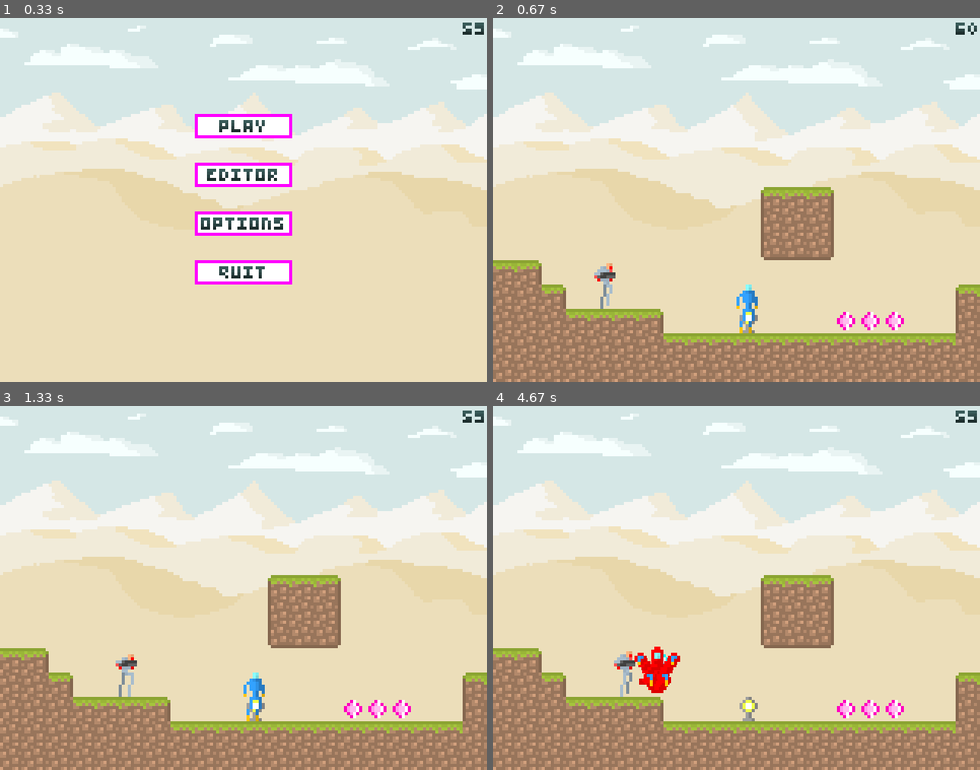
Above: before the commit, frames 1-4 (two rows, left to right).
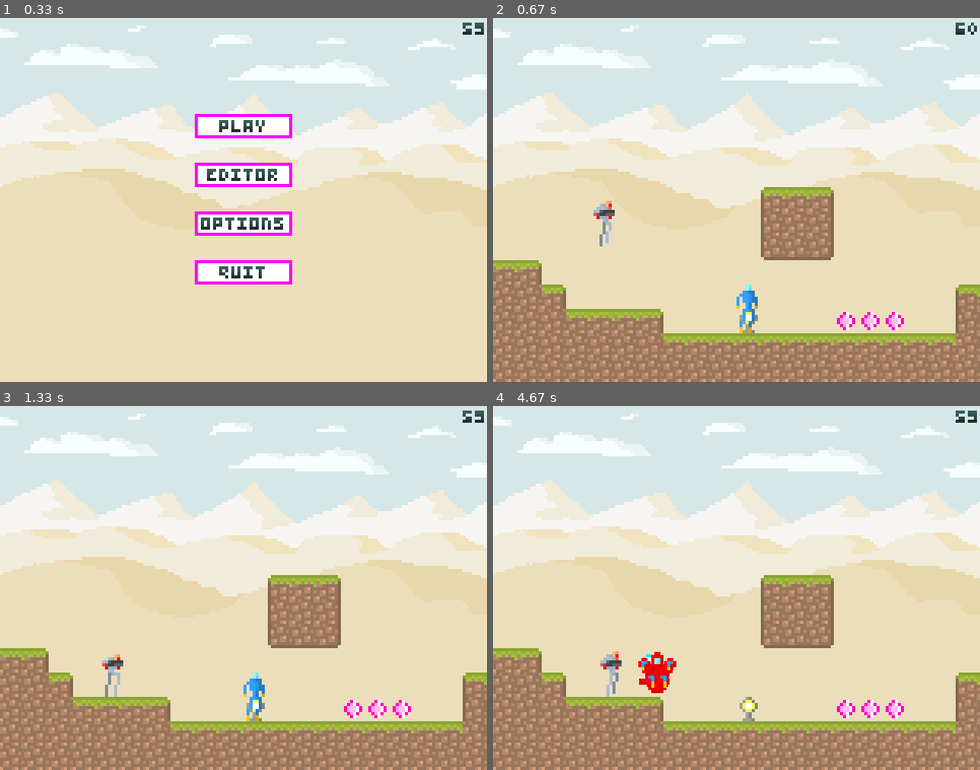
Above: after the commit, the same moments.

Repository: Panurb/explo
Game: pygame game, started from main.py
Two runs of this game, one before a commit and one after it. Both use one fixed random seed, a clock stepped at 60 frames per second and the inputs below.
Inputs (mouse positions are in pixels of both pictures, inside the frame that each line leads up to):
- Up to frame 1 (0.33 s): no input
- Up to frame 2 (0.67 s): click (736, 127) at 0.38 s
- Up to frame 3 (1.33 s): tap A at 0.67 s; tap R at 1 s
- Up to frame 4 (4.67 s): tap F at 1.33 s; hold Right 1.67-2.13 s; hold D 1.67-2.13 s; move the mouse to (585, 671) at 1.7 s; hold Up 2.17-2.63 s; move the mouse to (916, 715) at 2.2 s; hold Right 2.67-3.13 s; hold D 2.67-3.13 s; hold Left 3.17-3.7 s; hold A 3.17-3.7 s; hold Down 3.73-4.03 s; hold S 3.73-4.03 s; hold Left 4.07-4.47 s; hold A 4.07-4.47 s

Frame 1 is identical in both runs. In frame 2, 0.5% of the frame differs, in the area x 20-26%, y 50-80%; in frame 3, 0.4%; in frame 4, 0.8%, in the area x 22-39%, y 66-80%.

Commit message:
Add ice blocks

Diff:
--- a/animatedsprite.py
+++ b/animatedsprite.py
@@ -1,6 +1,12 @@
 import helpers
 import pygame
 import imagehandler
+from enum import Enum
+
+
+class Direction(Enum):
+    right = 1
+    left = 2
 
 
 class AnimatedSprite(pygame.sprite.Sprite):
@@ -24,7 +30,7 @@
         self.delay = 5
         self.timer = self.delay
         self.loop = True
-        self.dir = 'right'
+        self.dir = Direction.right
         self.flipped = False
         self.rotation = 0
 
@@ -57,7 +63,7 @@
         self.image = pygame.transform.scale(self.image, (self.rect.width, self.rect.height))
         if self.rotation != 0:
             self.image = pygame.transform.rotate(self.image, self.rotation)
-        if self.dir == 'left':
+        if self.dir is Direction.left:
             self.image = pygame.transform.flip(self.image, True, False)
         self.sprite.draw(screen)
 
@@ -91,10 +97,10 @@
         self.frame = 0
 
     def flip(self):
-        if self.dir == 'right':
-            self.dir = 'left'
+        if self.dir is Direction.right:
+            self.dir = Direction.left
         else:
-            self.dir = 'right'
+            self.dir = Direction.right
 
 
 class Group(pygame.sprite.Group):
--- a/bullet.py
+++ b/bullet.py
@@ -3,7 +3,6 @@
 import pygame
 import animatedsprite
 import helpers
-import level
 import physicsobject
 import tile
 
--- a/data/lvl/level.txt
+++ b/data/lvl/level.txt
@@ -39,10 +39,10 @@
 --------------------
 --------------------
 --------------------
---------------------
+----z---------------
 -----------GGG------
 -----------GGG------
-----z------GGG------
+-----------GGG------
 GG------------------
 GGG----------------G
 GGGGGGG---C---024--G
@@ -83,38 +83,38 @@
 GGGGGGGGGGGGGGGGGGGG
 GGGGGGGGGGGGGGGGGGGG
 
-(2, -1, sky)
------------------#GG
------------------#GG
-----------------GGGG
------------G--G--GGG
---------G---------GG
------GG------------G
---------------------
----G----------------
+(2, -2, sky)
+--------------------
+--------------------
+--------------------
+--------------------
+--------------------
 -------------------G
-----G-------------GG
-------------------GG
--------GG------C--GG
------------G--GGG#GG
---------------GGG#GG
------------------#GG
-
-(-2, 1, sky)
-==================GG
-================GGGG
-=====GGGGGGGGGGGGGGG
-GGGGGGGGGGGGGGGGGGGG
-GGGGGGGGGGGGGGGGGGGG
-GGGGGGGGGGGGGGGGGGGG
-G--------------GGGGG
-----------------GGGG
---------------------
---------------------
---------------------
---------------------
------------------C--
-RR-----c-----RRRRRRR
+-----------------#GG
+-----------------#GG
+-----------------#GG
+-----------------#GG
+-----------------#GG
+-----------------#GG
+-----------------#GG
+-----------------#GG
+-----------------#GG
+
+(-1, 1, sky)
+GGGGGGGGGGGGGGGGGGGG
+GGGGGGGGGGGGGGGGGGGG
+GGGGGGGGGGGGGGGGGGGG
+GGGGGGGGGGGGGGGGGGGG
+GGGGG---------------
+GGG-----------------
+GG------------------
+--------------------
+--------------------
+--------------------
+--------------------
+----------------RRRR
+-------RRRRRRRRRRRRR
+RRRRRRRRRRRRRRRRRRRR
 RRRRRRRRRRRRRRRRRRRR
 
 (2, 1, sky)
@@ -133,6 +133,142 @@
 RRRRRRRRRRRRRRRRRRRR
 RRRRRRRRRRRRRRRRRRRR
 RRRRRRRRRRRRRRRRRRRR
+
+(3, -2, sky)
+--------------------
+--------------------
+--------------------
+--------------------
+--------------------
+G-------------------
+GG------------------
+GG---------------GGG
+GG----------GG---GGG
+GGG------GGGG---GGG-
+GGGGGGGGGGGGGGGGGGGG
+GGGGGGGGGGGGGGGGGGGG
+GGGGGGGGGGGGGGGGGGGG
+GGGGGGGGGGGGGGGGGGGG
+GGGGGGGGGGGGGGGGGGGG
+
+(2, -1, sky)
+-----------------#GG
+-----------------#GG
+----------------GGGG
+-----------G--G--GGG
+--------G---------GG
+-----GG------------G
+--------------------
+---G----------------
+-------------------G
+----G-------------GG
+------------------GG
+-------GG------C--GG
+-----------G--GGG#GG
+--------------GGG#GG
+-----------------#GG
+
+(1, 0, sky)
+--------------------
+--------------------
+--------------------
+--------------------
+--------------------
+--------------------
+--------------------
+--------------------
+--------------------
+--------------------
+--------------------
+G-------------------
+GGGGG-----------GGGG
+GGGGGGGGGGG#GGGGGGGG
+GGGGGGGGGGG#GGGGGGGG
+
+(4, -2, sky)
+--------------------
+--------------------
+--------------------
+--------------------
+--------------------
+--------------------
+--------------------
+G-------------------
+GG------------------
+GGG-----------------
+GGG-----------------
+GGGG----------------
+GGGGGG--------------
+GGGGGGGG------------
+GGGGGGGGGG----------
+
+(-2, 0, sky)
+--------------------
+--------------------
+--------------------
+--------------------
+--------------------
+--------------------
+--------------------
+--------------------
+--------------------
+--------------------
+--------------------
+~~~~~~~~~~~~~~~~~~~~
+====================
+====================
+====================
+
+(0, 1, sky)
+GGGGGGGGGGGGGGGGGGGG
+GGGGGGGGGGGGGGGGGGGG
+GGGGGG---------GGGGG
+GGGG---------------G
+GG------------------
+--------------------
+--------------------
+--------------------
+--------------------
+--------------------
+-----------------C-R
+RRRRR---R---R---RRRR
+RRRRR---R---R---RRRR
+RRRRR***R***R***RRRR
+RRRRRRRRRRRRRRRRRRRR
+
+(-2, 1, sky)
+==================GG
+================GGGG
+=====GGGGGGGGGGGGGGG
+GGGGGGGGGGGGGGGGGGGG
+GGGGGGGGGGGGGGGGGGGG
+GGGGGGGGGGGGGGGGGGGG
+G--------------GGGGG
+----------------GGGG
+--------------------
+--------------------
+--------------------
+--------------------
+-----------------C--
+RR-----c-----RRRRRRR
+RRRRRRRRRRRRRRRRRRRR
+
+(3, 1, sky)
+GGGGGGGGGGGGGGGGGGGG
+GGGGGGGGGGGGGGGGGGGG
+GGGGGGGGG-----------
+--------------------
+--------------------
+--------------------
+---------------RRRRR
+------RRR#RRRRRRRRRR
+RRRRRRRRR#RRRRRRRRRR
+RRRRRRRRR#RRRRRRRRRR
+RRRRRRRRR#RRRRRRRRRR
+RRRRRRR--#-RRRRRRRRR
+RRRRRR---#---RRRRRRR
+RRRRR----#-----RRRRR
+RRR------#------RRRR
 
 (3, -1, sky)
 GGGGGGGGGGGGGGGGGGGG
@@ -151,40 +287,6 @@
 GGGGGGG#GGGGGGGGGGGG
 GGGGGGG#GGGGGGGGGGGG
 
-(2, -2, sky)
---------------------
---------------------
---------------------
---------------------
---------------------
--------------------G
------------------#GG
------------------#GG
------------------#GG
------------------#GG
------------------#GG
------------------#GG
------------------#GG
------------------#GG
------------------#GG
-
-(1, 0, sky)
---------------------
---------------------
---------------------
---------------------
---------------------
---------------------
---------------------
---------------------
---------------------
---------------------
---------------------
-G-------------------
-GGGGG-----------GGGG
-GGGGGGGGGGG#GGGGGGGG
-GGGGGGGGGGG#GGGGGGGG
-
 (4, -1, sky)
 GGGGGGGGGG----------
 GGGGGGGGGG----------
@@ -202,125 +304,6 @@
 GGGGGGGGGGGGGGGGGGGG
 GGGGGGGGGGGGGGGGGGGG
 
-(4, 0, sky)
-GGGGGGGGGGGGGGGGGGGG
-GGGGGGGGGGGGGGGGGGGG
-GGGGGGGGGGGGGGGGGGGG
-GGGGGGGGGGGGGGGGGGGG
-GGGGGGGGGGGGGGGGGGGG
-GGGGGGGGGGGGGGGGGGGG
-GGGGGGGGGGGGGGGGGGGG
-GGGGGGGGGGGGGGGGGGGG
---------------GGGGGG
------------------GGG
-------------------GG
--------------------G
-GGG----------------G
-GGGGGG-------------G
-GGGGGGG------------G
-
-(0, 1, sky)
-GGGGGGGGGGGGGGGGGGGG
-GGGGGGGGGGGGGGGGGGGG
-GGGGGG---------GGGGG
-GGGG---------------G
-GG------------------
---------------------
---------------------
---------------------
---------------------
---------------------
------------------C-R
-RRRRR---R---R---RRRR
-RRRRR---R---R---RRRR
-RRRRR***R***R***RRRR
-RRRRRRRRRRRRRRRRRRRR
-
-(-1, 1, sky)
-GGGGGGGGGGGGGGGGGGGG
-GGGGGGGGGGGGGGGGGGGG
-GGGGGGGGGGGGGGGGGGGG
-GGGGGGGGGGGGGGGGGGGG
-GGGGG---------------
-GGG-----------------
-GG------------------
---------------------
---------------------
---------------------
---------------------
-----------------RRRR
--------RRRRRRRRRRRRR
-RRRRRRRRRRRRRRRRRRRR
-RRRRRRRRRRRRRRRRRRRR
-
-(3, 1, sky)
-GGGGGGGGGGGGGGGGGGGG
-GGGGGGGGGGGGGGGGGGGG
-GGGGGGGGG-----------
---------------------
---------------------
---------------------
----------------RRRRR
-------RRR#RRRRRRRRRR
-RRRRRRRRR#RRRRRRRRRR
-RRRRRRRRR#RRRRRRRRRR
-RRRRRRRRR#RRRRRRRRRR
-RRRRRRR--#-RRRRRRRRR
-RRRRRR---#---RRRRRRR
-RRRRR----#-----RRRRR
-RRR------#------RRRR
-
-(-2, 0, sky)
---------------------
---------------------
---------------------
---------------------
---------------------
---------------------
---------------------
---------------------
---------------------
---------------------
---------------------
-~~~~~~~~~~~~~~~~~~~~
-====================
-====================
-====================
-
-(3, -2, sky)
---------------------
---------------------
---------------------
---------------------
---------------------
-G-------------------
-GG------------------
-GG---------------GGG
-GG----------GG---GGG
-GGG------GGGG---GGG-
-GGGGGGGGGGGGGGGGGGGG
-GGGGGGGGGGGGGGGGGGGG
-GGGGGGGGGGGGGGGGGGGG
-GGGGGGGGGGGGGGGGGGGG
-GGGGGGGGGGGGGGGGGGGG
-
-(4, -2, sky)
---------------------
---------------------
---------------------
---------------------
---------------------
---------------------
---------------------
-G-------------------
-GG------------------
-GGG-----------------
-GGG-----------------
-GGGG----------------
-GGGGGG--------------
-GGGGGGGG------------
-GGGGGGGGGG----------
-
 (2, 0, sky)
 -----------------#GG
 -----------------#GG
@@ -337,6 +320,23 @@
 GGGGGG--G--GGGGGGGGG
 GGGGGG**G**GGGGGGGGG
 GGGGGGGGGGGGGGGGGGGG
+
+(4, 0, sky)
+GGGGGGGGGGGGGGGGGGGG
+GGGGGGGGGGGGGGGGGGGG
+GGGGGGGGGGGGGGGGGGGG
+GGGGGGGGGGGGGGGGGGGG
+GGGGGGGGGGGGGGGGGGGG
+GGGGGGGGGGGGGGGGGGGG
+GGGGGGGGGGGGGGGGGGGG
+GGGGGGGGGGGGGGGGGGGG
+--------------GGGGGG
+-----------------GGG
+------------------GG
+-------------------G
+GGG----------------G
+GGGGGG-------------G
+GGGGGGG------------G
 
 (4, 1, sky)
 GGGGGGG------------G
--- a/editor.py
+++ b/editor.py
@@ -3,9 +3,9 @@
 import textbox
 
 
-OBJECTS = ['W', 'G', 'R', 'M', 'D', '#', '~', '=', 'C', '*', 'c', 'z', 'f', '0', '1', '2', '3', '4', '5']
-OBJECT_NAMES = ['WALL', 'GROUND', 'ROCK', 'METAL', 'DESTROYABLE', 'LADDER', 'SURFACE', 'WATER', 'CHECKPOINT', 'THORNS',
-                'CRAWLER', 'ZOMBIE', 'FLYER', 'RUN', 'DOUBLE JUMP', 'WALL JUMP', 'SWORD', 'GUN', 'REBREATHER']
+OBJECTS = ['W', 'G', 'R', 'M', 'I', 'D', '#', '~', '=', 'C', '*', 'c', 'z', 'f', '0', '1', '2', '3', '4', '5']
+OBJECT_NAMES = ['WALL', 'GROUND', 'ROCK', 'METAL', 'ICE', 'DESTROYABLE', 'LADDER', 'SURFACE', 'WATER', 'CHECKPOINT',
+                'THORNS', 'CRAWLER', 'ZOMBIE', 'FLYER', 'RUN', 'DOUBLE JUMP', 'WALL JUMP', 'SWORD', 'GUN', 'REBREATHER']
 
 
 class Editor:
--- a/enemy.py
+++ b/enemy.py
@@ -4,6 +4,7 @@
 import helpers
 import physicsobject
 import random
+from player import Direction
 
 
 class Enemy(animatedsprite.AnimatedSprite, physicsobject.PhysicsObject):
@@ -153,6 +154,8 @@
     def update(self, room):
         if self.alive and self.grounded:
             self.dx = self.speed
+        else:
+            self.dx = 0
 
         Enemy.update(self, room)
 
@@ -205,7 +208,7 @@
     def die(self):
         Enemy.die(self)
         path = 'zombie_gibs'
-        if self.dir == 'right':
+        if self.dir is Direction.right:
             self.add_gib(0, -4, 0.5, -2.5, 'head', path)
         else:
             self.add_gib(0, -4, 0.5, -2.5, 'head', path)
@@ -217,7 +220,7 @@
         self.speed = 0.25 * helpers.SCALE
         self.dx = self.speed
         self.dy = 0
-        if self.dir == 'left':
+        if self.dir is Direction.left:
             self.flip()
         self.armored = True
 
--- a/imagehandler.py
+++ b/imagehandler.py
@@ -11,6 +11,7 @@
     'destroyable_debris': (4, 4),
     'flyer': (8, 8),
     'ground': (8, 8),
+    'ice': (8, 8),
     'ladder': (8, 8),
     'map': (14, 12),
     'menu': (32, 8),
@@ -59,6 +60,9 @@
         ['idle', 5]
     ],
     'ground': [
+        ['idle', 16]
+    ],
+    'ice': [
         ['idle', 16]
     ],
     'ladder': [
--- a/level.py
+++ b/level.py
@@ -57,6 +57,8 @@
                     char = 'R'
                 elif w.path == 'metal':
                     char = 'M'
+                elif w.path == 'ice':
+                    char = 'I'
                 tilemap[w.rect.y // helpers.TILE_SIZE][w.rect.x // helpers.TILE_SIZE] = char
             for l in room.ladders:
                 tilemap[l.rect.y // helpers.TILE_SIZE][l.rect.x // helpers.TILE_SIZE] = '#'
@@ -187,6 +189,8 @@
             self.walls.add(tile.Wall(x, y, 'rock'))
         elif char == 'M':
             self.walls.add(tile.Wall(x, y, 'metal'))
+        elif char == 'I':
+            self.walls.add(tile.Wall(x, y, 'ice'))
         elif char == '#':
             self.ladders.add(tile.Ladder(x, y))
         elif char == '~':
--- a/player.py
+++ b/player.py
@@ -2,6 +2,7 @@
 import random
 import pygame
 import animatedsprite
+from animatedsprite import Direction
 import enemy
 import helpers
 import bullet
@@ -11,11 +12,6 @@
 from powerup import Ability
 import save
 import textbox
-
-
-class Direction(Enum):
-    right = 1
-    left = 2
 
 
 class Weapon(Enum):
@@ -75,7 +71,7 @@
 
         self.attack_buffer = True
         self.bullet_speed = 4 * helpers.SCALE
-        self.spread = 5
+        self.spread = 0
         self.cooldown = 0
 
         self.bullets = animatedsprite.Group()
@@ -106,18 +102,16 @@
         self.apply_water(room)
 
         if self.grounded:
+            self.jump_count = 0
             if self.dy <= 0:
                 self.laddered = False
-            self.jump_count = 0
 
         self.apply_gravity()
         self.animate()
-        self.update_bullets(room)
-
+        self.bullets.update(room)
         self.gibs.update(room)
 
-        if self.cooldown > 0:
-            self.cooldown -= 1
+        self.cooldown = max(0, self.cooldown - 1)
 
         self.txtbox.update()
 
@@ -198,7 +192,7 @@
     def animate(self):
         if self.alive:
             # BODY
-            if self.weapon is Weapon.none:
+            if self.weapon is Weapon.none or self.laddered:
                 if self.grounded:
                     if self.crouched:
                         self.sprite_body.play('crouch')
@@ -268,9 +262,9 @@
             elif self.walled and self.abilities[Ability.wall_jump]:
                 self.sprite_legs.play('wall_hug')
             else:
-                if self.dy < 0:
+                if self.dy < -1 * helpers.SCALE:
                     self.sprite_legs.play_once('jump', 0)
-                elif self.dy > 0:
+                elif self.dy > 1 * helpers.SCALE:
                     self.sprite_legs.play_once('jump', 1)
                 else:
                     self.sprite_legs.play_once('jump', 2)
@@ -284,9 +278,6 @@
         self.sprite_legs.set_position(x, y)
         self.sprite_body.animate()
         self.sprite_legs.animate()
-
-    def update_bullets(self, room):
-        self.bullets.update(room)
 
     def apply_damage(self, room):
         for spike in room.spikes:
@@ -463,7 +454,7 @@
             self.crouched = False
 
     def attack(self, up=False):
-        if self.weapon is Weapon.none:
+        if self.weapon is Weapon.none or self.laddered:
             return
 
         if self.attack_buffer and self.cooldown == 0:
--- a/tile.py
+++ b/tile.py
@@ -18,6 +18,7 @@
         self.show_frame('idle', self.index)
         self.path = path
         self.destroyed = False
+        self.friction = 0.1
 
     def update(self, room):
         up = right = down = left = '0'
Binary file changed: data/img/ground.png
Binary file added: data/img/ice.png
Not shown, added: data/img/wip/ice.xcf
